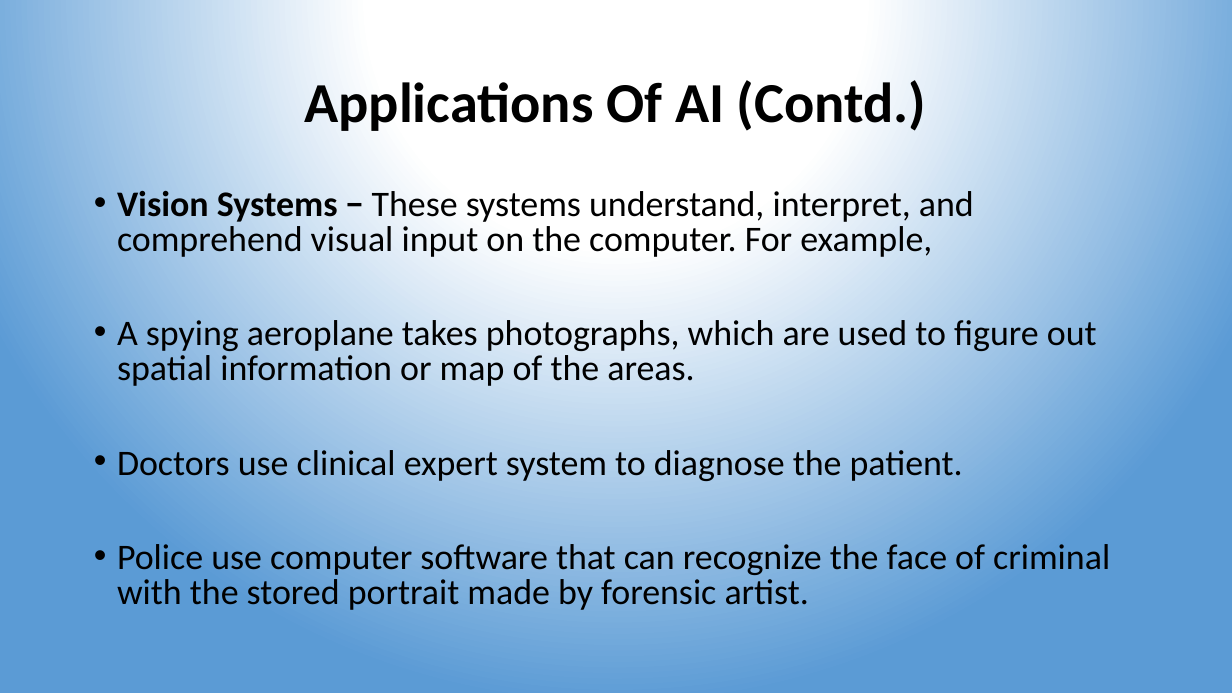
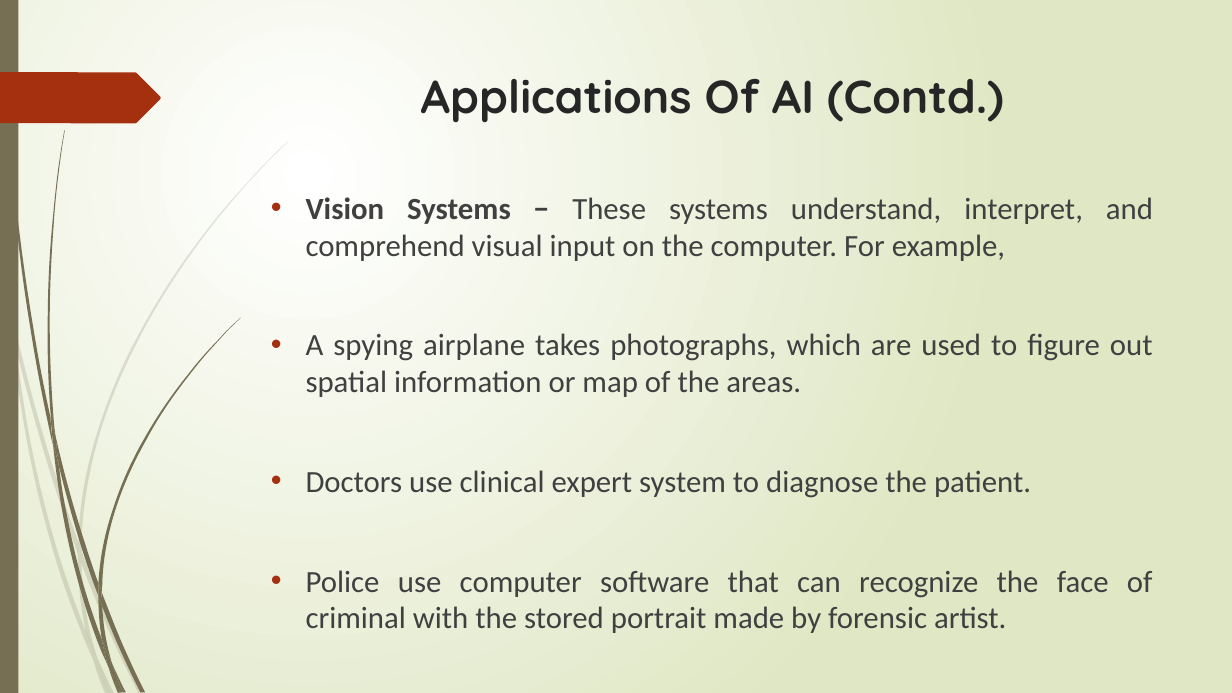
Before and after one commit to lalitgiri/Angular_Practice_Program, a slide deck: slide 22 of Ecommerce-Project/report data/colloquium.pptx. Drawn at 1232x693 pixels with LibreOffice and Linux fonts; fonts in the diff are those of the drawing. Boxes give left, top, right and bottom in pixels: in the first picture for what was removed or moved away, otherwise in the second. Text is boxed around its words. In the diff, an @@ line names an element or a change of style, - is before the commit and + after.

```diff
--- a/Ecommerce-Project/report data/colloquium.pptx
+++ b/Ecommerce-Project/report data/colloquium.pptx
@@ background gradient #FFFFFF to #5B9BD5 to gradient #FFFFFF to #DFE8C4 @@
@@ rectangle added at bbox=[0, 0, 18, 693], fill #766F54 @@
@@ freeform shape added at bbox=[0, 72, 161, 123], fill #A53010 @@
@@ title "Applications Of AI (Contd.)": place and size @@
-title "Applications Of AI (Contd.)" at bbox=[304, 80, 926, 131]
+title "Applications Of AI (Contd.)" at bbox=[421, 79, 1004, 122]
@@ title "Applications Of AI (Contd.)" at bbox=[421, 79, 1004, 122]: size 44 to 36 pt, font Calibri to Quicksand, text colour #000000 to #262626; line spacing 0.9 to 1; vertical alignment middle to top @@
@@ text "Vision Systems − These systems ...": place and size @@
-text "Vision Systems − These systems ..." at bbox=[117, 191, 1110, 610]
+text "Vision Systems − These systems ..." at bbox=[306, 197, 1153, 633]
@@ text at bbox=[306, 197, 1153, 633]: size 28 to 24 pt, text colour #000000 to #404040 in "Vision Systems − These systems understand, interpret, ...", "Doctors use clinical expert system to diagnose ...", "Police use computer software that can recognize ..."; alignment left to justified; indent changed; line spacing 0.8 to 1 @@
@@ text at bbox=[306, 333, 1153, 397]: text changed; size 28 to 24 pt; text colour #000000 to #404040 @@
-• A spying aeroplane takes photographs, which are used to figure out spatial information or map of the areas.
+• A spying airplane takes photographs, which are used to figure out spatial information or map of the areas.
@@ group added at bbox=[0, 141, 288, 693]: 10 freeform shapes @@
@@ group added at bbox=[3, 0, 240, 693]: 12 freeform shapes @@
```
Also in this commit, not shown: 28 other slides changed, 23 other files.
